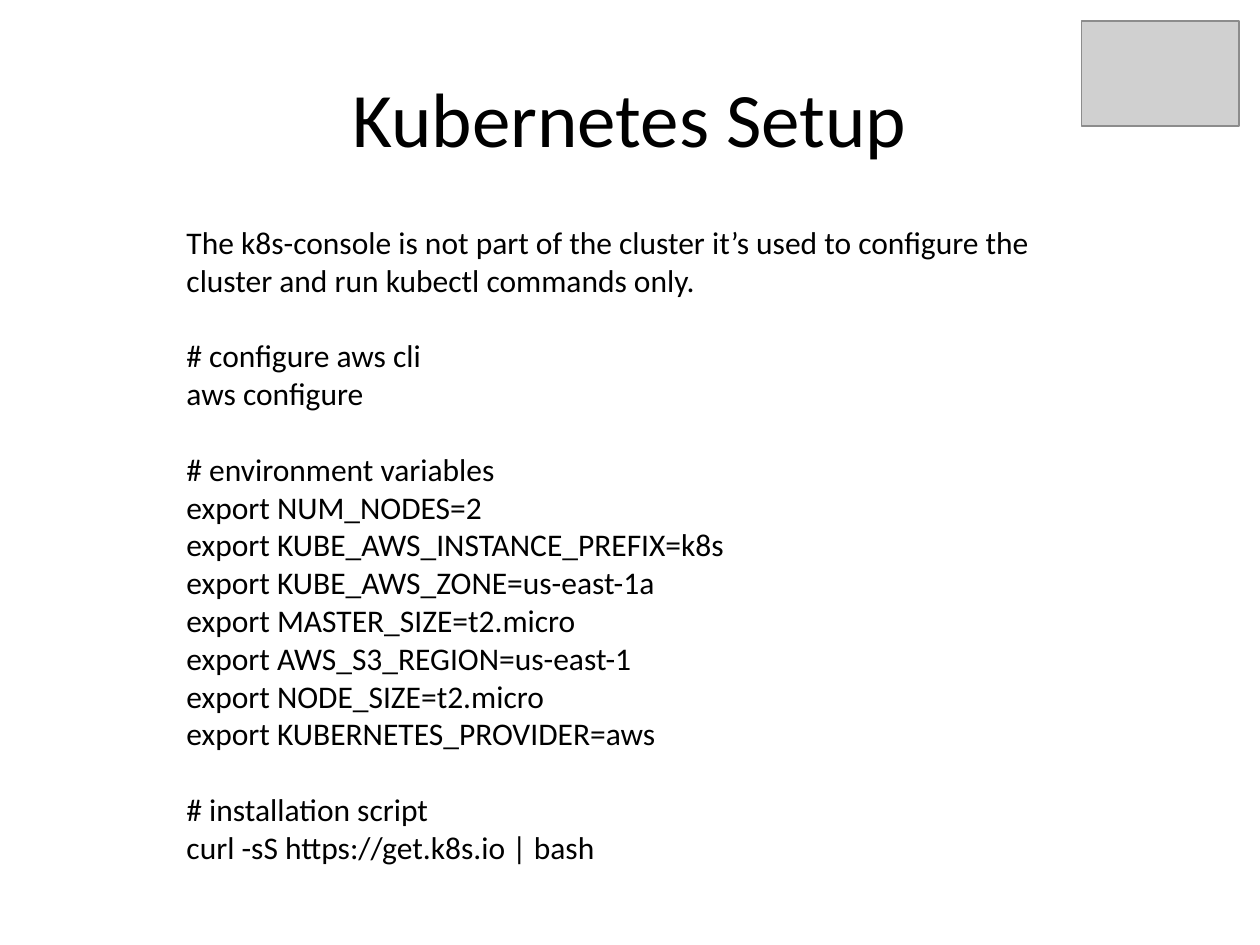
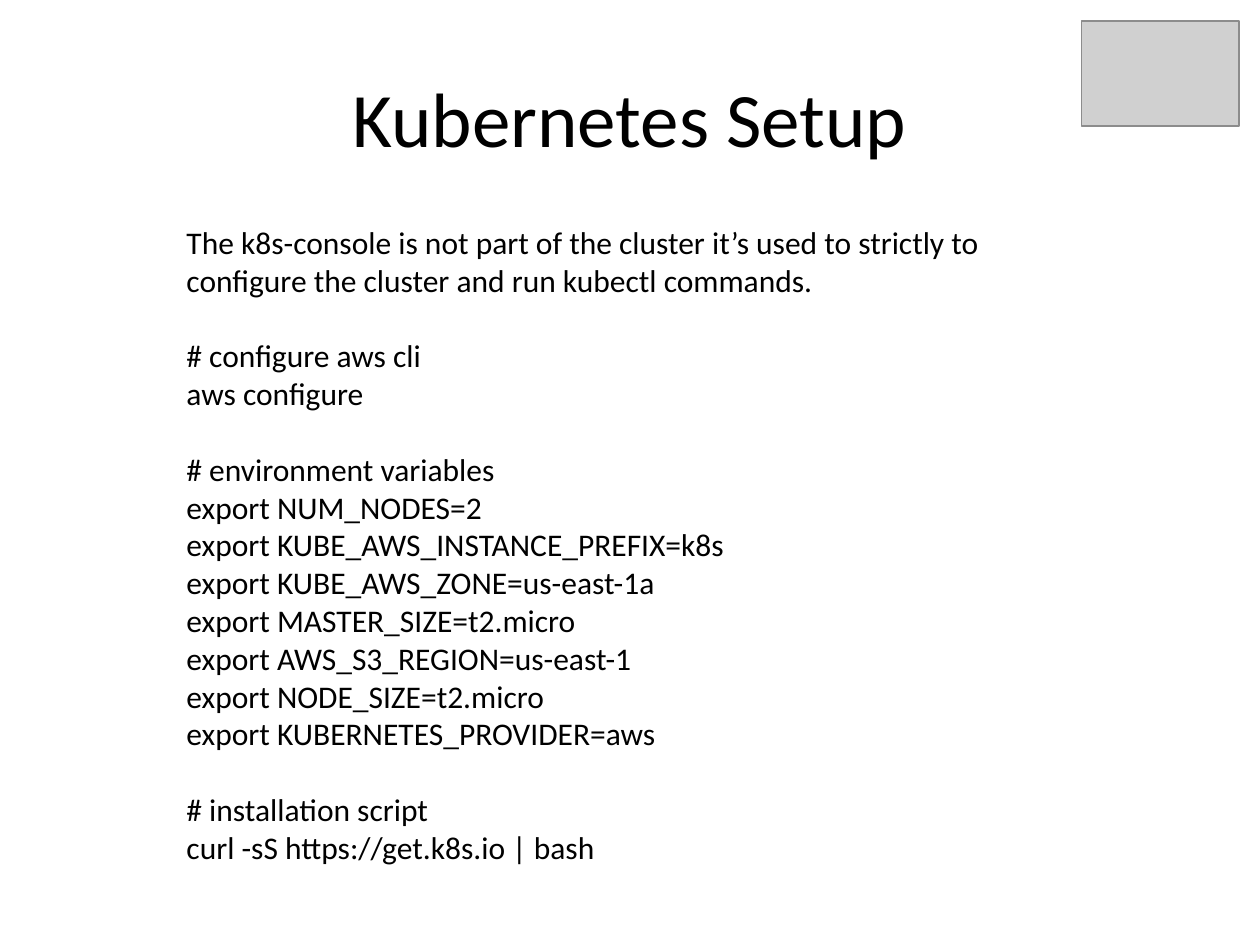
Before and after one commit to kskalvar/kubernetes-aws, a slide deck: slide 6 of docs/Kubernetes-on-AWS-Presentation.pptx. Drawn at 1260x945 pixels with LibreOffice and Linux fonts; fonts in the diff are those of the drawing; grey boxes stand for pictures. Boxes give left, top, right and bottom in pixels: in the first picture for what was removed or moved away, otherwise in the second. Text is boxed around its words. In the diff, an @@ line names an element or a change of style, - is before the commit and + after.

```diff
--- a/docs/Kubernetes-on-AWS-Presentation.pptx
+++ b/docs/Kubernetes-on-AWS-Presentation.pptx
@@ text at bbox=[186, 232, 978, 298]: text changed @@
-The k8s-console is not part of the cluster it’s used to configure the cluster and run kubectl commands only.
+The k8s-console is not part of the cluster it’s used to strictly to configure the cluster and run kubectl commands.
```
Also in this commit, not shown: 1 other slide changed.
